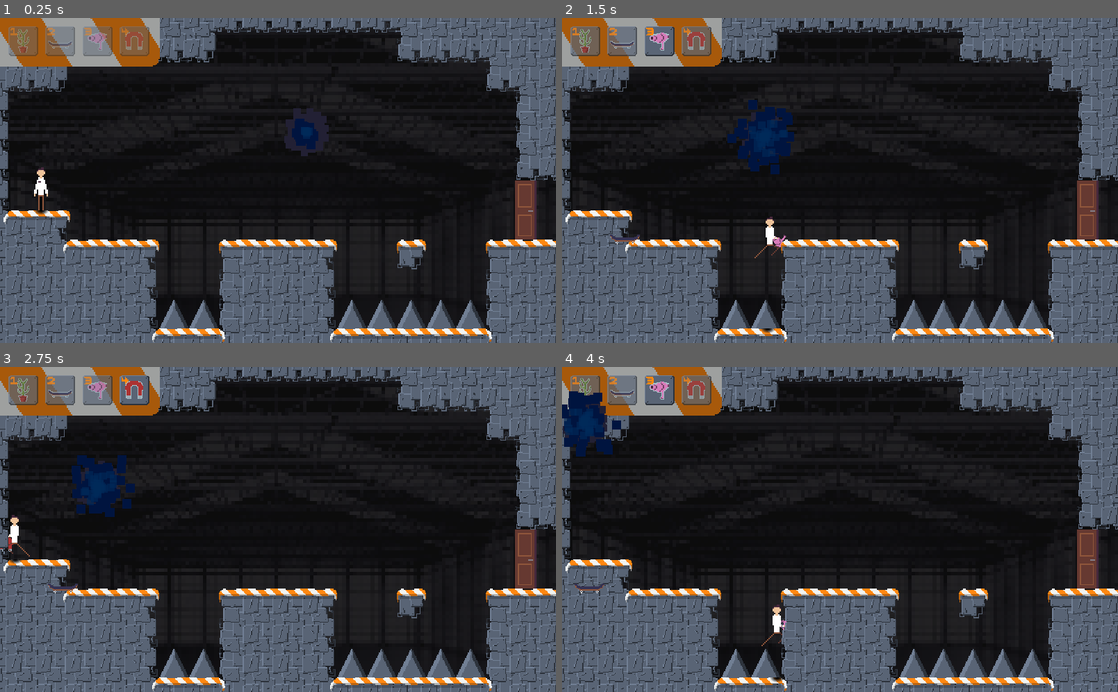
Above: before the commit, frames 1-4 (two rows, left to right).
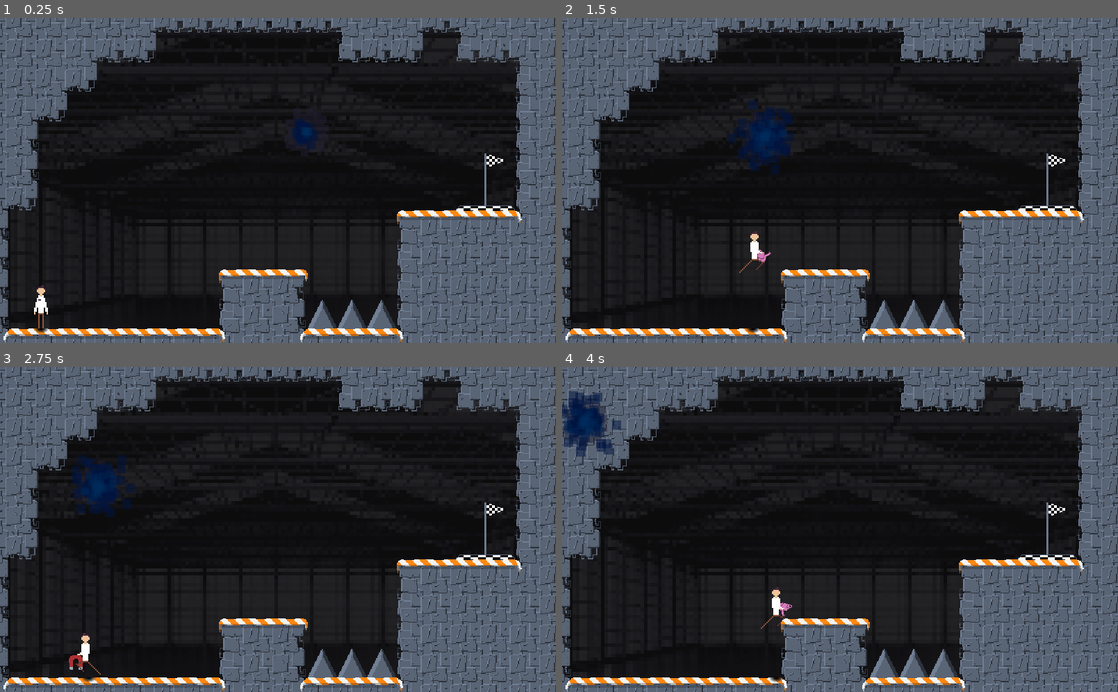
Above: after the commit, the same moments.

Repository: SanderVanhove/GDWJ-31
Game: Godot game, scene res://scenes/game.tscn
The game is run twice, just before and just after one commit, with the same random seed, the same clock (stepped at 60 frames per second) and the same inputs. Sound files missing from this copy of the repository are replaced by a short silence.
Inputs (mouse positions are in pixels of both pictures, inside the frame that each line leads up to):
- Up to frame 1 (0.25 s): no input
- Up to frame 2 (1.5 s): move the mouse to (962, 164) at 0.52 s; hold Right (ui_right) from 0.53 s (still down); tap 2 at 0.6 s; click (962, 164) at 0.67 s; tap Up (ui_up) at 0.77 s; move the mouse to (728, 196) at 1.27 s; tap 3 at 1.35 s
- Up to frame 3 (2.75 s): tap Up (ui_up) at 1.52 s; move the mouse to (333, 458) at 2.02 s; release Right (ui_right) at 2.03 s; hold Left (ui_left) from 2.03 s (still down); tap 4 at 2.1 s
- Up to frame 4 (4 s): move the mouse to (812, 594) at 2.77 s; release Left (ui_left) at 2.78 s; hold Right (ui_right) from 2.78 s (still down); tap 2 at 2.85 s; click (812, 594) at 2.92 s; tap Up (ui_up) at 3.02, 3.77 s; move the mouse to (1006, 578) at 3.52 s; tap 3 at 3.6 s

The runs differ from the first frame. In frame 1, 32% of the frame differs, in the area x 0-100%, y 0-100%; in frame 2, 32%; in frame 3, 31%; in frame 4, 31%.

Commit message:
uh

Diff:
--- a/Game Jam Game/levels/level_3.tscn
+++ b/Game Jam Game/levels/level_3.tscn
@@ -8,7 +8,7 @@
 script = ExtResource( 4 )
 
 [node name="player" parent="." index="0"]
-position = Vector2( 64, 320 )
+position = Vector2( 64, 328 )
 
 [node name="spike" parent="." index="1" instance=ExtResource( 1 )]
 position = Vector2( 224, 256 )
--- a/Game Jam Game/scenes/game.tscn
+++ b/Game Jam Game/scenes/game.tscn
@@ -7,7 +7,6 @@
 
 [node name="world" type="Node"]
 script = ExtResource( 4 )
-level_index = 2
 
 [node name="background" type="Sprite" parent="."]
 modulate = Color( 0.145098, 0.141176, 0.145098, 1 )
--- a/Game Jam Game/scenes/the_entity.tscn
+++ b/Game Jam Game/scenes/the_entity.tscn
@@ -51,3 +51,5 @@
 linear_accel = 10.0
 scale_amount = 4.0
 color = Color( 0, 0.172549, 0.352941, 0.596078 )
+
+[node name="active" type="Tween" parent="PathFollow2D/graphics"]
--- a/Game Jam Game/scripts/VoiceOver.gd
+++ b/Game Jam Game/scripts/VoiceOver.gd
@@ -26,7 +26,7 @@
 	for i in range(len(text)):
 		_label.text = text[i]
 		_voice_audio.stream = audio_stream[i]
-
+		gg.entity_active = true
 		_voice_audio.play()
 
 		_tween.interpolate_property(_label, "modulate:a", 0, 1, .5)
--- a/Game Jam Game/scripts/game_globals.gd
+++ b/Game Jam Game/scripts/game_globals.gd
@@ -1,3 +1,4 @@
 extends Node
 
 var selected = 0
+var entity_active = false
--- a/Game Jam Game/scripts/the_entity.gd
+++ b/Game Jam Game/scripts/the_entity.gd
@@ -4,9 +4,23 @@
 
 export var speed := 1.5
 var move_direction = 0
+var active = true setget activated
+
+func _ready():
+	modulate.a = 0.5
 
 func _process(delta):
+	if (active != gg.entity_active):
+		self.active = gg.entity_active
 	var prepos = path_follow.get_global_position()
 	path_follow.set_offset(path_follow.get_offset() + speed)
 	var pos = path_follow.get_global_position()
 	move_direction = (pos.angle_to_point(prepos) / 3.14) * 180
+
+func activated(value):
+	active = value
+	if active:
+		$active.interpolate_property(self, "modulate:a", modulate.a, 1, 0.5, Tween.TRANS_BACK, Tween.EASE_OUT)
+	else:
+		$active.interpolate_property(self, "modulate:a", modulate.a, 0.5, 0.5, Tween.TRANS_BACK, Tween.EASE_OUT)
+	$active.start()
Not shown, added: Game Jam Game/assets/voicelines/end_credits_ramble1.ogg.import
Not shown, added: Game Jam Game/assets/voicelines/end_credits_ramble2.ogg.import
Not shown, added: Game Jam Game/assets/voicelines/filler1.ogg.import
Not shown, added: Game Jam Game/assets/voicelines/filler2.ogg.import
Not shown, added: Game Jam Game/assets/voicelines/filler3.ogg.import
Not shown, added: Game Jam Game/assets/voicelines/filler4.ogg.import
Not shown, added: Game Jam Game/assets/voicelines/filler5.ogg.import
Not shown, added: Game Jam Game/assets/voicelines/filler6.ogg.import
Not shown, added: Game Jam Game/assets/voicelines/filler7.ogg.import
Not shown, added: Game Jam Game/assets/voicelines/level2_good_luck.ogg.import
Not shown, added: Game Jam Game/assets/voicelines/level2_intro.ogg.import
Not shown, added: Game Jam Game/assets/voicelines/level2_nice_job.ogg.import
(and 3 more such lines)
